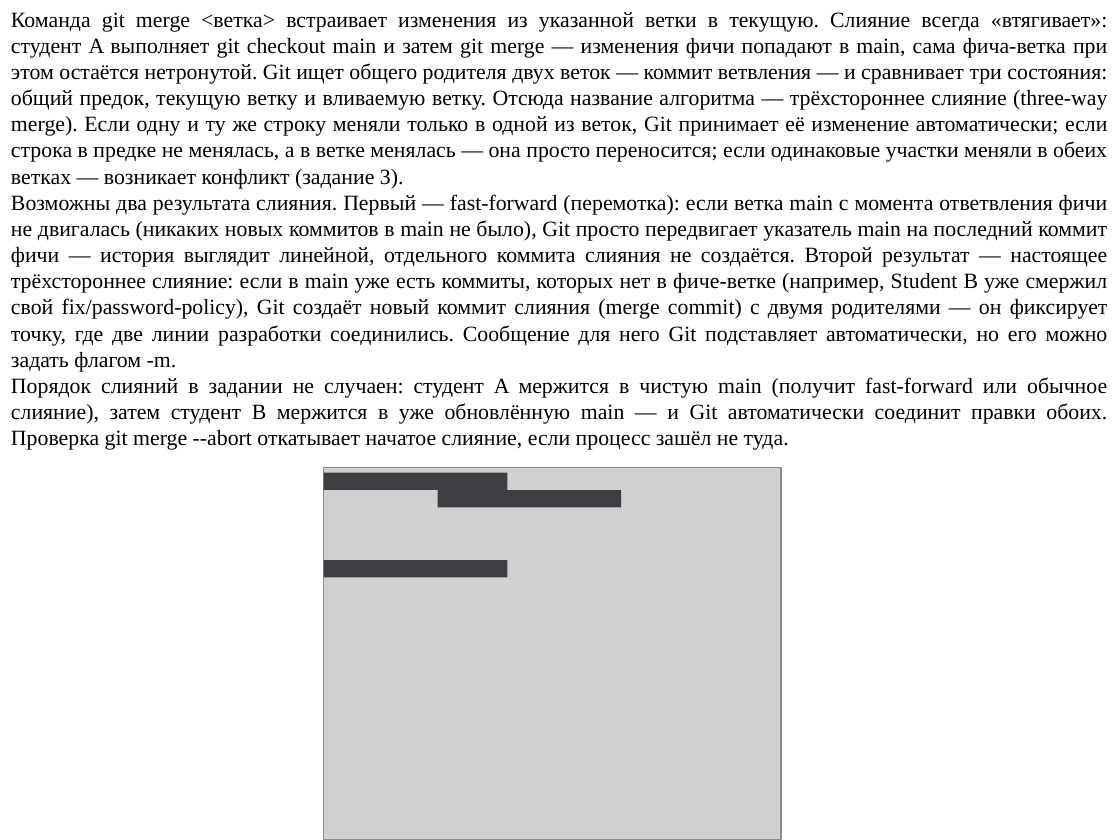
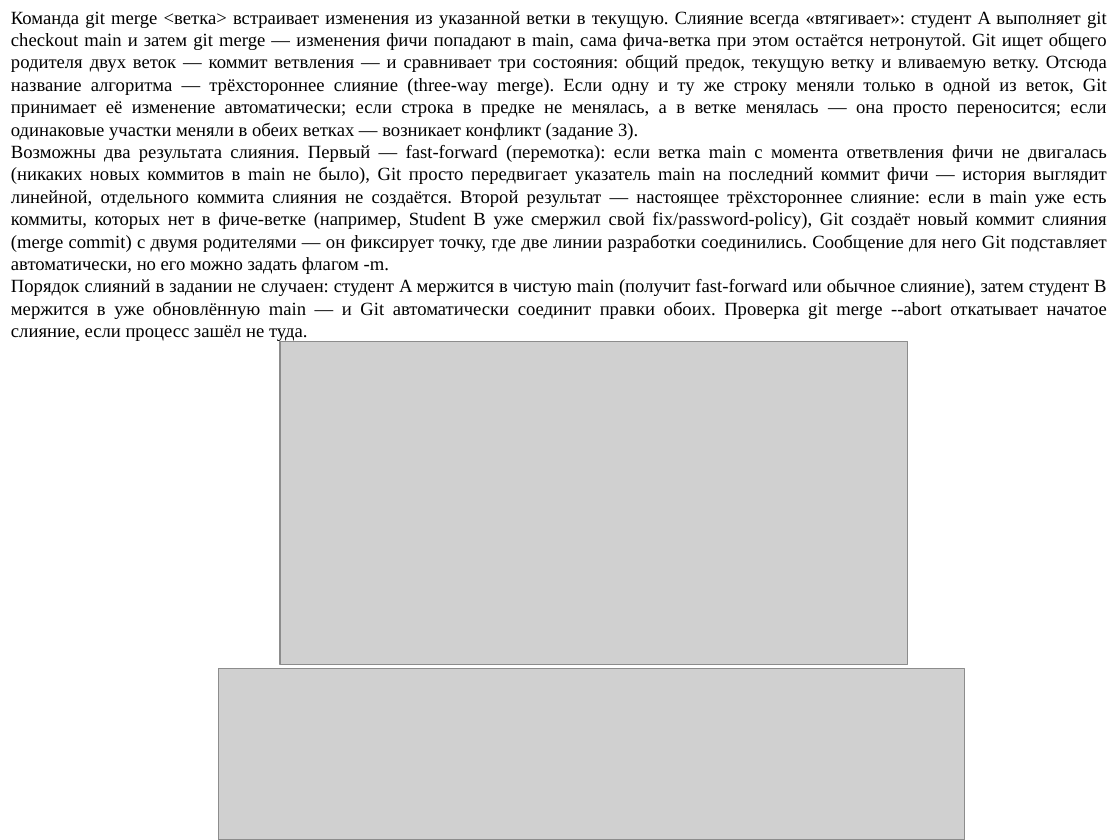
Before and after one commit to mbdatateach/site, a slide deck: slide 14 of УК/практики/УК практика 4.pptx (slide 13 before the commit). Drawn at 1120x840 pixels with LibreOffice and Linux fonts; fonts in the diff are those of the drawing; grey boxes stand for pictures. Boxes give left, top, right and bottom in pixels: in the first picture for what was removed or moved away, otherwise in the second. Text is boxed around its words. In the diff, an @@ line names an element or a change of style, - is before the commit and + after.

```diff
--- a/УК/практики/УК практика 4.pptx
+++ b/УК/практики/УК практика 4.pptx
@@ text "Команда git merge <ветка> встраивает ..." at (11,11,1107,342): size 14 to 12 pt @@
@@ picture added at (280,342,907,664) @@
@@ group removed at (324,468,781,840): 3 rectangles, 1 picture @@
@@ picture added at (218,669,964,840) @@
```
Also in this commit, not shown: 9 other slides changed, 1 slide added, 11 other files.
